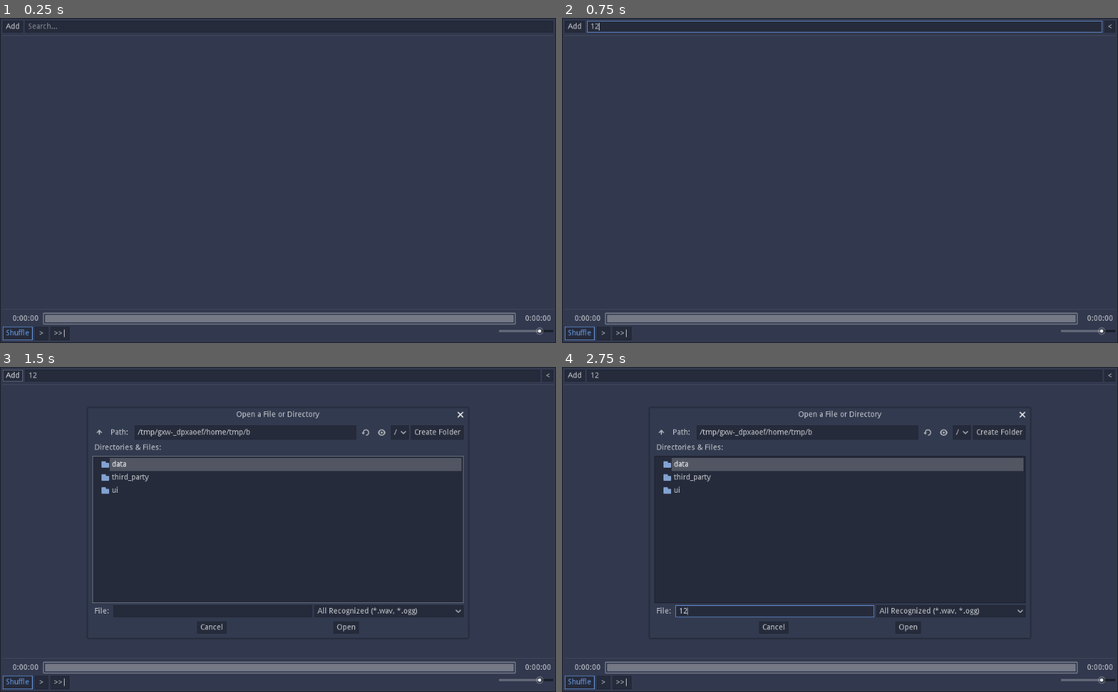
Above: before the commit, frames 1-4 (two rows, left to right).
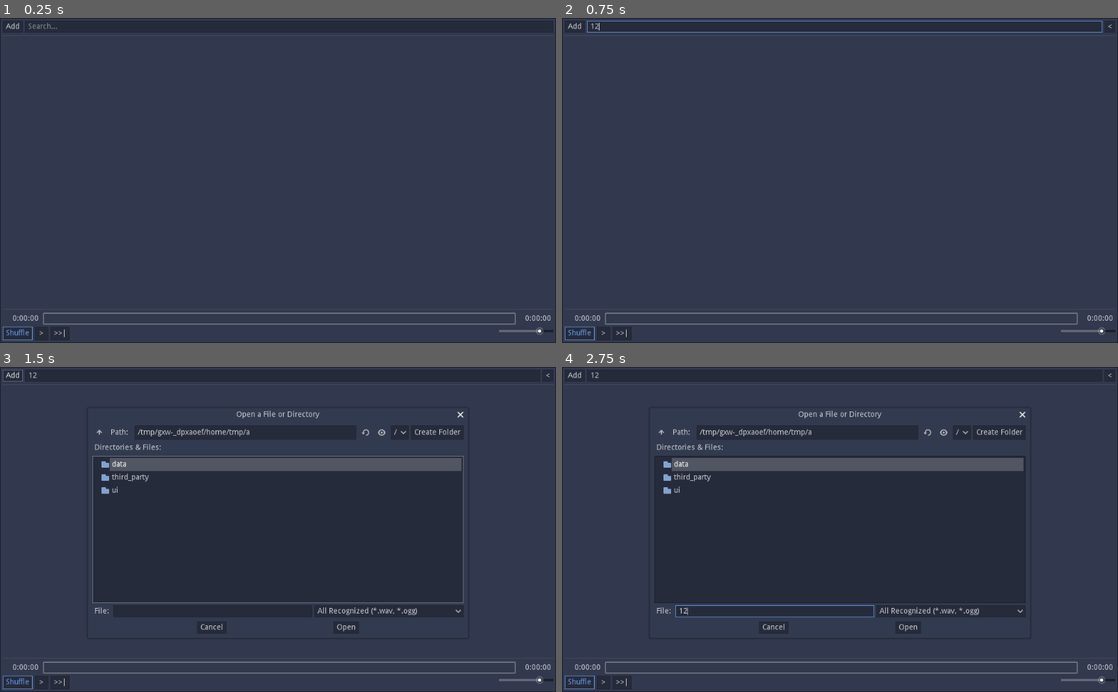
Above: after the commit, the same moments.

Repository: Wcubed/simple_music_player
Game: Godot game, scene res://ui/main.tscn
Same seed, same stepped clock (60 frames per second), same inputs: the game is played once before the commit and once after it.
Inputs (mouse positions are in pixels of both pictures, inside the frame that each line leads up to):
- Up to frame 1 (0.25 s): no input
- Up to frame 2 (0.75 s): click (851, 27) at 0.52 s; type "12" at 0.6 s
- Up to frame 3 (1.5 s): click "Add" at 1.25 s
- Up to frame 4 (2.75 s): click (773, 610) at 2.02 s; type "12" at 2.1 s

The runs differ from the first frame. In frame 1, 2.0% of the frame differs, in the area x 8-93%, y 91-94%; in frame 2, 2.0%; in frame 3, 2.0%, in the area x 8-93%, y 19-94%; in frame 4, 2.0%.

Commit message:
+ Enabled side-scrolling in playlist view.

Diff:
--- a/ui/playback_controls.gd
+++ b/ui/playback_controls.gd
@@ -22,7 +22,6 @@
 # Called when the node enters the scene tree for the first time.
 func _ready():
 	update_time_playing(0)
-	update_total_time(0)
 	update_paused(true)
 
 
--- a/ui/playlist_ui.tscn
+++ b/ui/playlist_ui.tscn
@@ -45,7 +45,6 @@
 margin_bottom = 592.0
 size_flags_horizontal = 3
 size_flags_vertical = 3
-scroll_horizontal_enabled = false
 
 [node name="PlaylistContainer" type="VBoxContainer" parent="ScrollContainer"]
 margin_right = 1024.0
